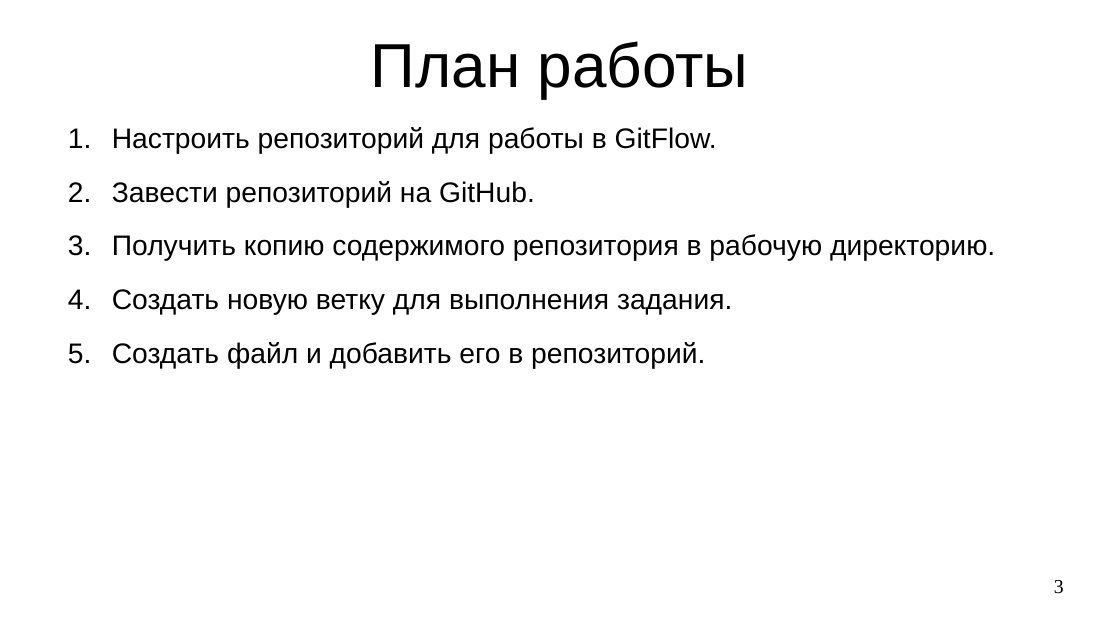
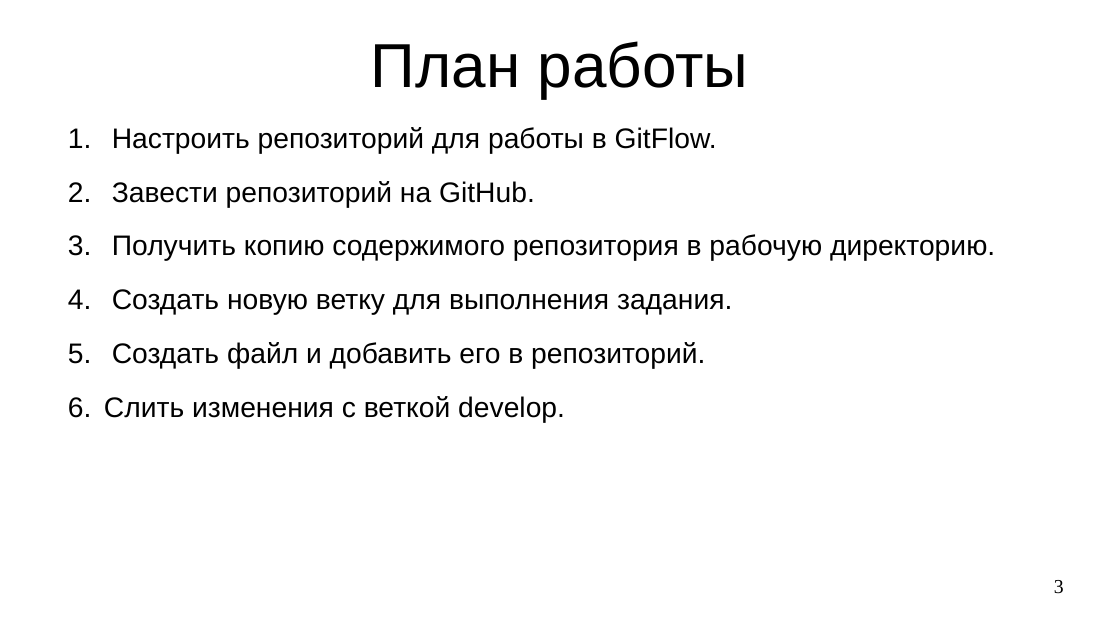
Before and after one commit to steelcraft/stud-lab, a slide deck: slide 3 of Практические занятия/Работа с Git.odp. Drawn at 1120x630 pixels with LibreOffice and Linux fonts; fonts in the diff are those of the drawing. Boxes give left, top, right and bottom in pixels: in the first picture for what was removed or moved away, otherwise in the second. Text is boxed around its words. In the diff, an @@ line names an element or a change of style, - is before the commit and + after.

```diff
--- a/Практические занятия/Работа с Git.odp
+++ b/Практические занятия/Работа с Git.odp
@@ text at <box>104,396,565,423</box>: paragraph added @@
+6. Слить изменения с веткой develop.
```
Also in this commit, not shown: 12 slides added.
